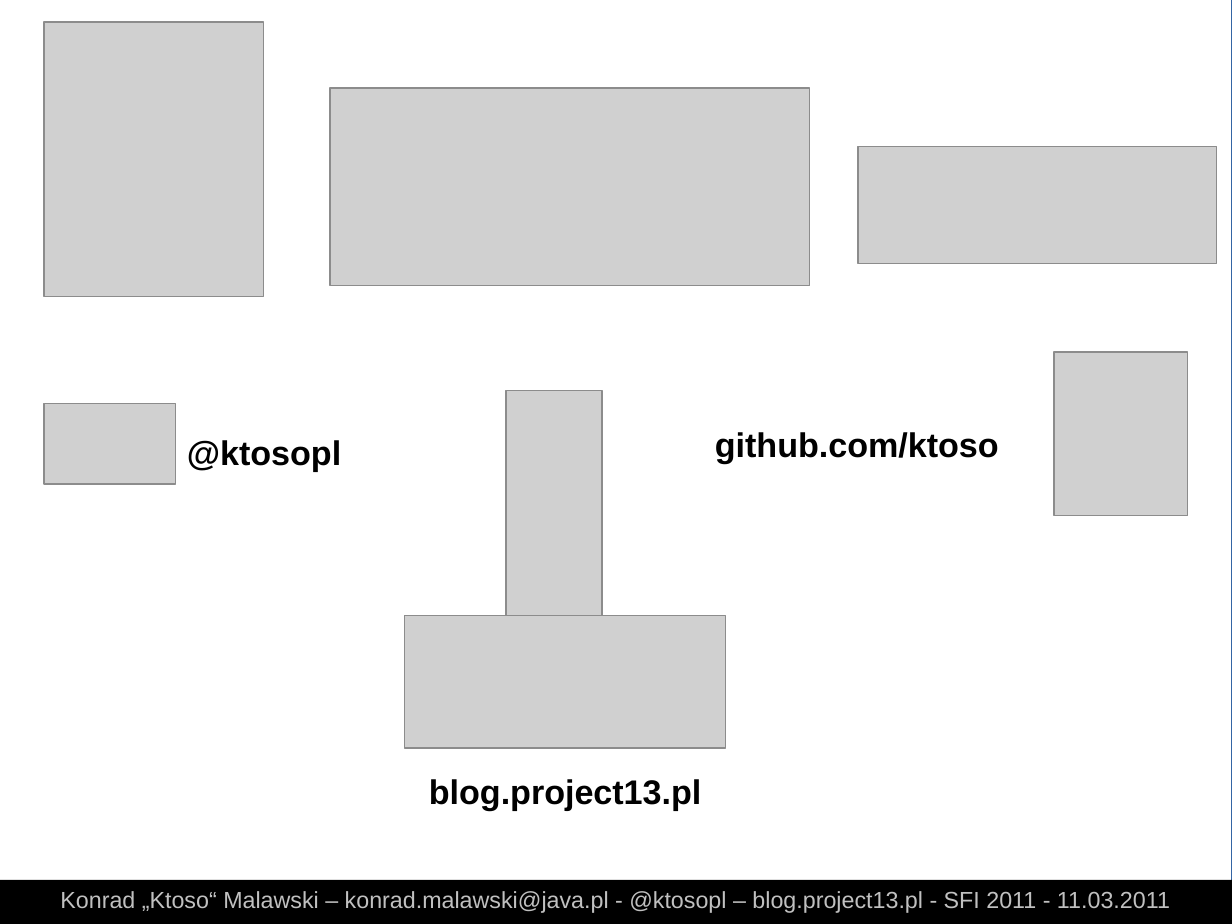
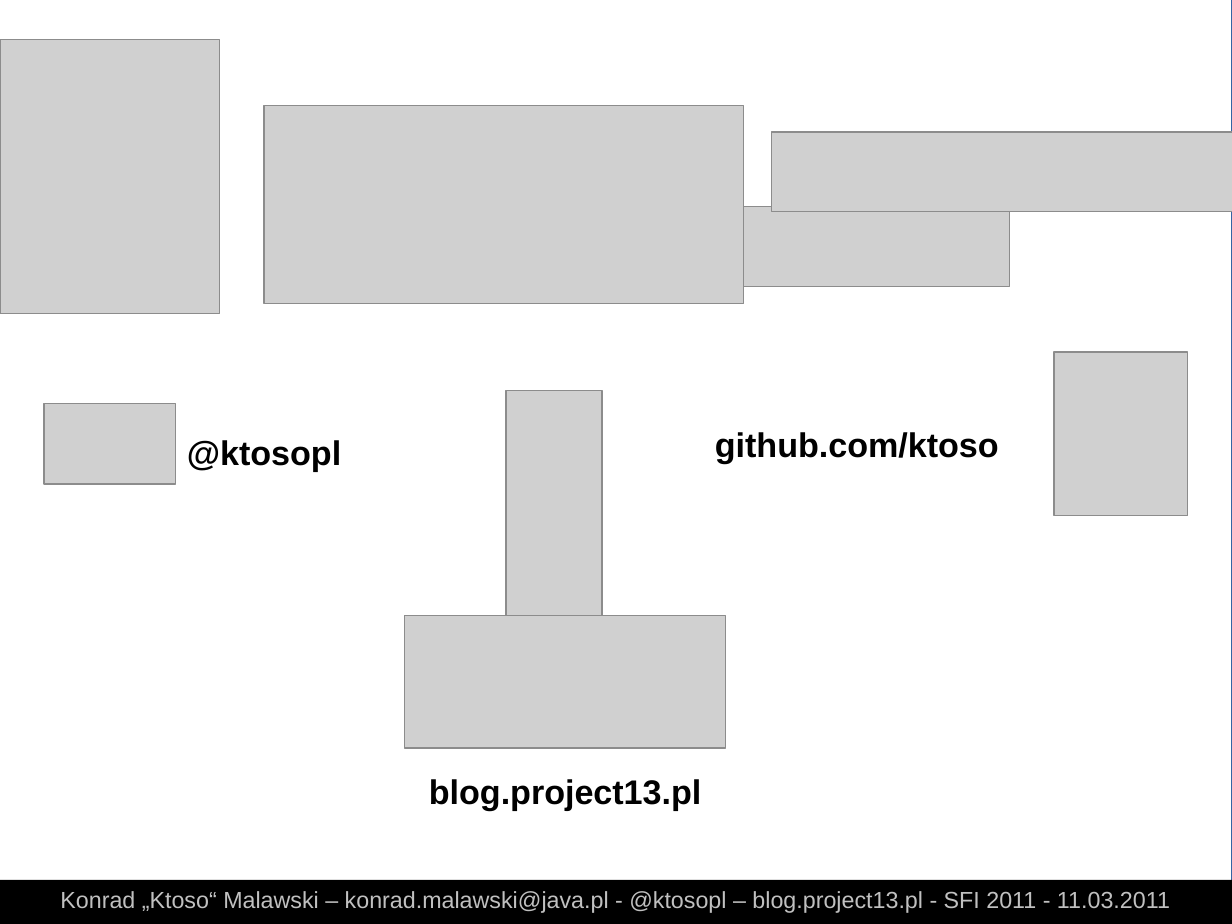
Before and after one commit to ktoso/git-presentation, a slide deck: slide 4 of slides.odp. Drawn at 1232x924 pixels with LibreOffice and Linux fonts; fonts in the diff are those of the drawing; grey boxes stand for pictures. Boxes give left, top, right and bottom in pixels: in the first picture for what was removed or moved away, otherwise in the second. Text is boxed around its words. In the diff, an @@ line names an element or a change of style, - is before the commit and + after.

```diff
--- a/slides.odp
+++ b/slides.odp
@@ picture: place and size @@
-picture at box(44, 22, 264, 296)
+picture at box(0, 39, 220, 313)
@@ picture: place and size @@
-picture at box(330, 88, 809, 286)
+picture at box(264, 105, 743, 303)
@@ picture: place and size @@
-picture at box(859, 146, 1217, 264)
+picture at box(771, 132, 1232, 211)
@@ picture added at box(310, 207, 1010, 286) @@
```
Also in this commit, not shown: 2 other files.
